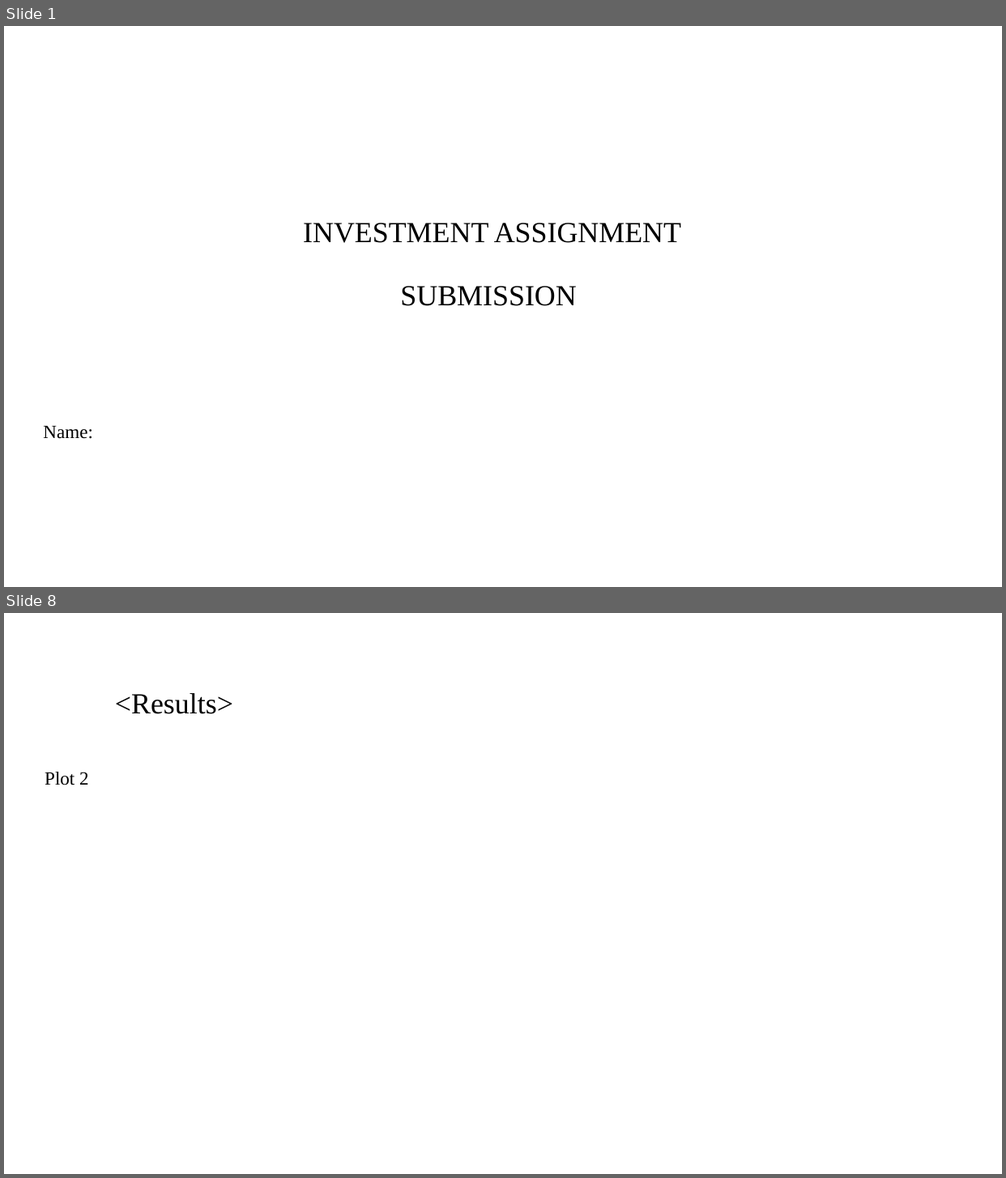
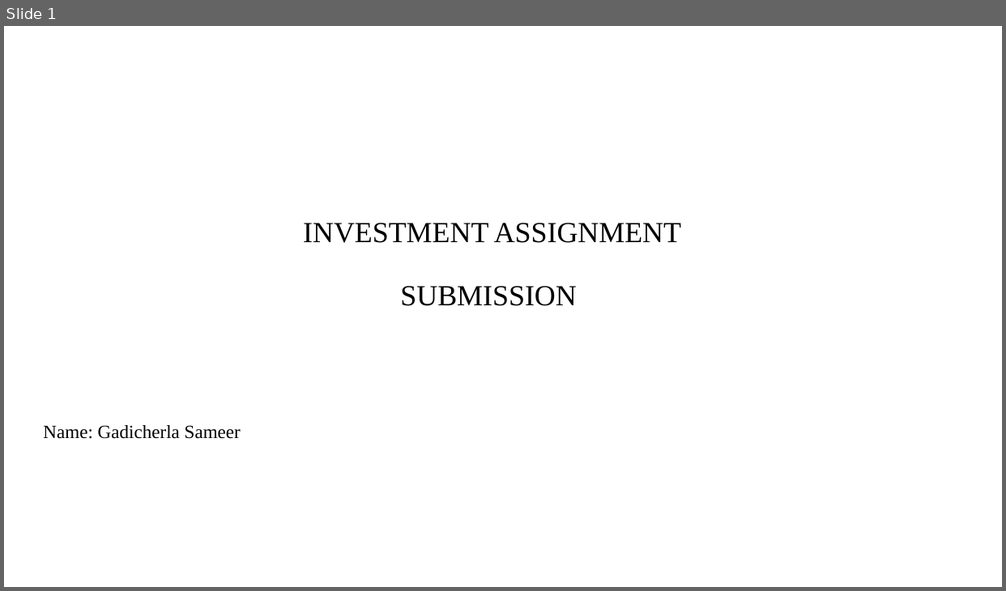
Before and after one commit to sameerg07/EDA_SparkFunds, a slide deck: Data/INVEST.pptx. Shown one above the other, each under a label of ours: slides 1 and 8 before the commit, slide 1 after it; the slides between them are not shown. The pictures are 1006x1178 and 1006x591 pixels, drawn with LibreOffice and Linux fonts; fonts in the diff are those of the drawing; background and template pictures are left out. Boxes give left, top, right and bottom in pixels: in the first picture for what was removed or moved away, otherwise in the second. Text is boxed around its words. In the diff, an @@ line names an element or a change of style, - is before the commit and + after.

```diff
--- a/Data/INVEST.pptx
+++ b/Data/INVEST.pptx
@@ slide 8 removed at <box>4,613,1002,1174</box>, background #FFFFFF @@
@@ title removed at <box>115,693,233,714</box> @@
-<Results>
@@ text removed at <box>44,772,89,786</box> @@
-Plot 2
@@ slide 1 changed as well @@
@@ subtitle at <box>43,425,241,439</box>: text changed @@
-Name:
+Name: Gadicherla Sameer
```
Also in this commit, not shown: 10 slides added, 8 other slides removed, 4 other files.
